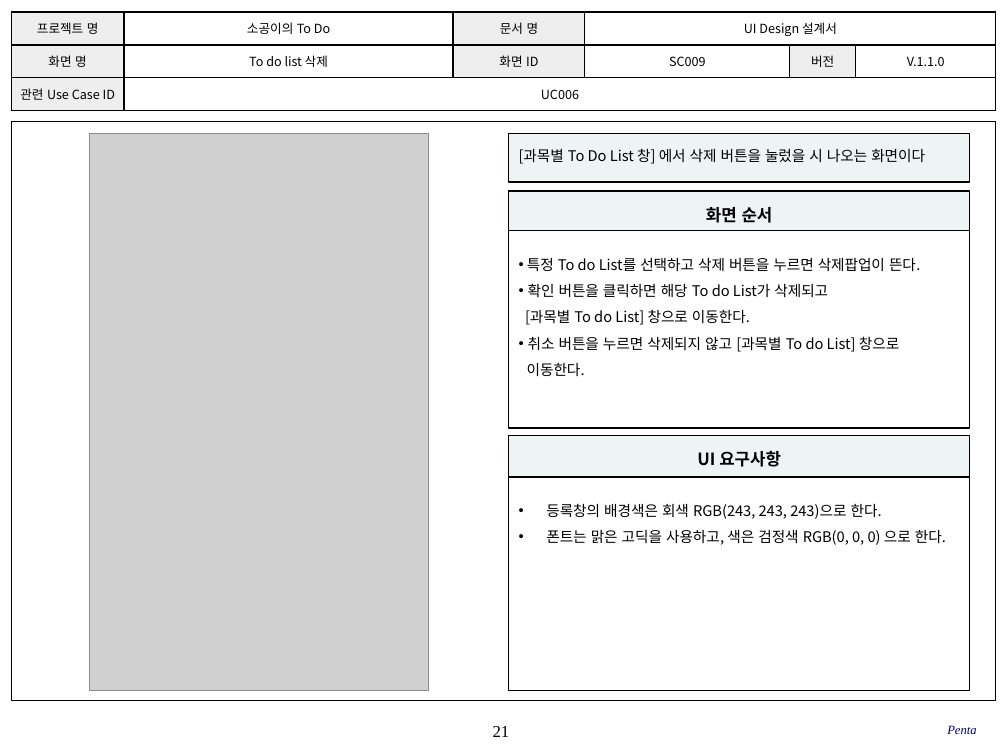
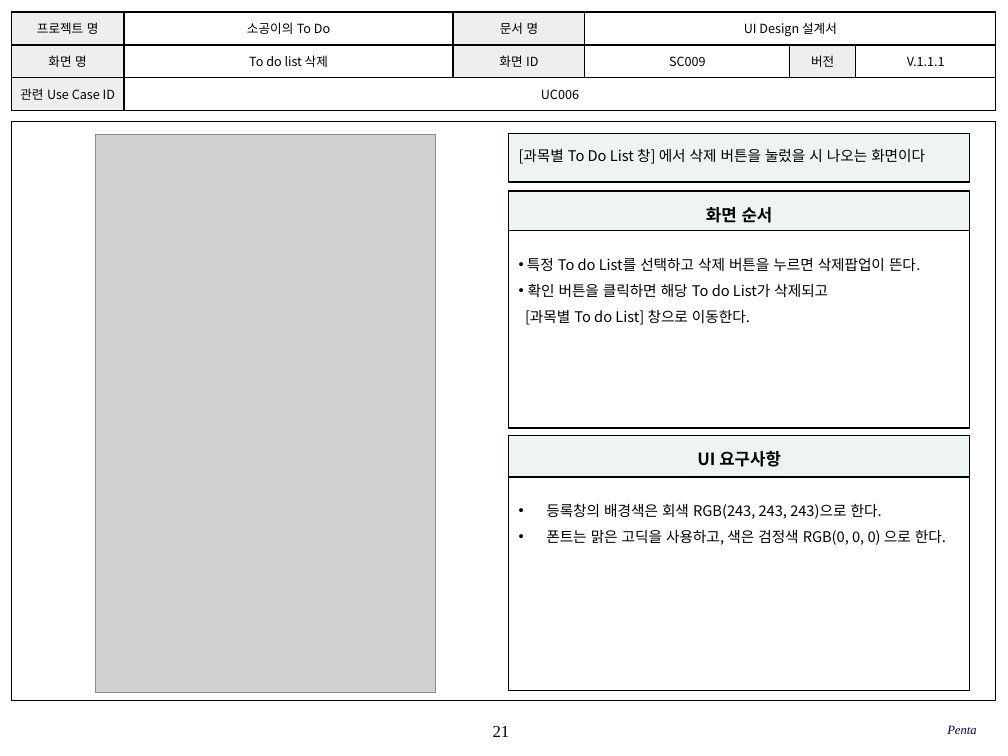
Before and after one commit to SE-admin/SE2017_5_mixharmony, a slide deck: slide 21 of doc/3_ 설계서/UI Design_05_penta.pptx. Drawn at 1008x756 pixels with LibreOffice and Linux fonts; fonts in the diff are those of the drawing; grey boxes stand for pictures; background and template pictures are left out. Boxes give left, top, right and bottom in pixels: in the first picture for what was removed or moved away, otherwise in the second. Text is boxed around its words. In the diff, an @@ line names an element or a change of style, - is before the commit and + after.

Commit message:
#716/ To do List 중요도 별도표시 기능 - UI 명세 수정 #723/ 과목 중요도 별도표시 기능 - UI 명세 수정

```diff
--- a/doc/3_ 설계서/UI Design_05_penta.pptx
+++ b/doc/3_ 설계서/UI Design_05_penta.pptx
@@ table at (x1=11, y1=12, x2=995, y2=111) @@
-row 2, column 6: V.1.1.0
+row 2, column 6: V.1.1.1
@@ picture moved from (x1=90, y1=133, x2=428, y2=689) to (x1=95, y1=135, x2=434, y2=694) @@
@@ text in rectangle at (x1=527, y1=336, x2=899, y2=376): paragraphs removed @@
-• 취소 버튼을 누르면 삭제되지 않고 [과목별 To do List] 창으로
-이동한다.
```
Also in this commit, not shown: 34 other slides changed.
